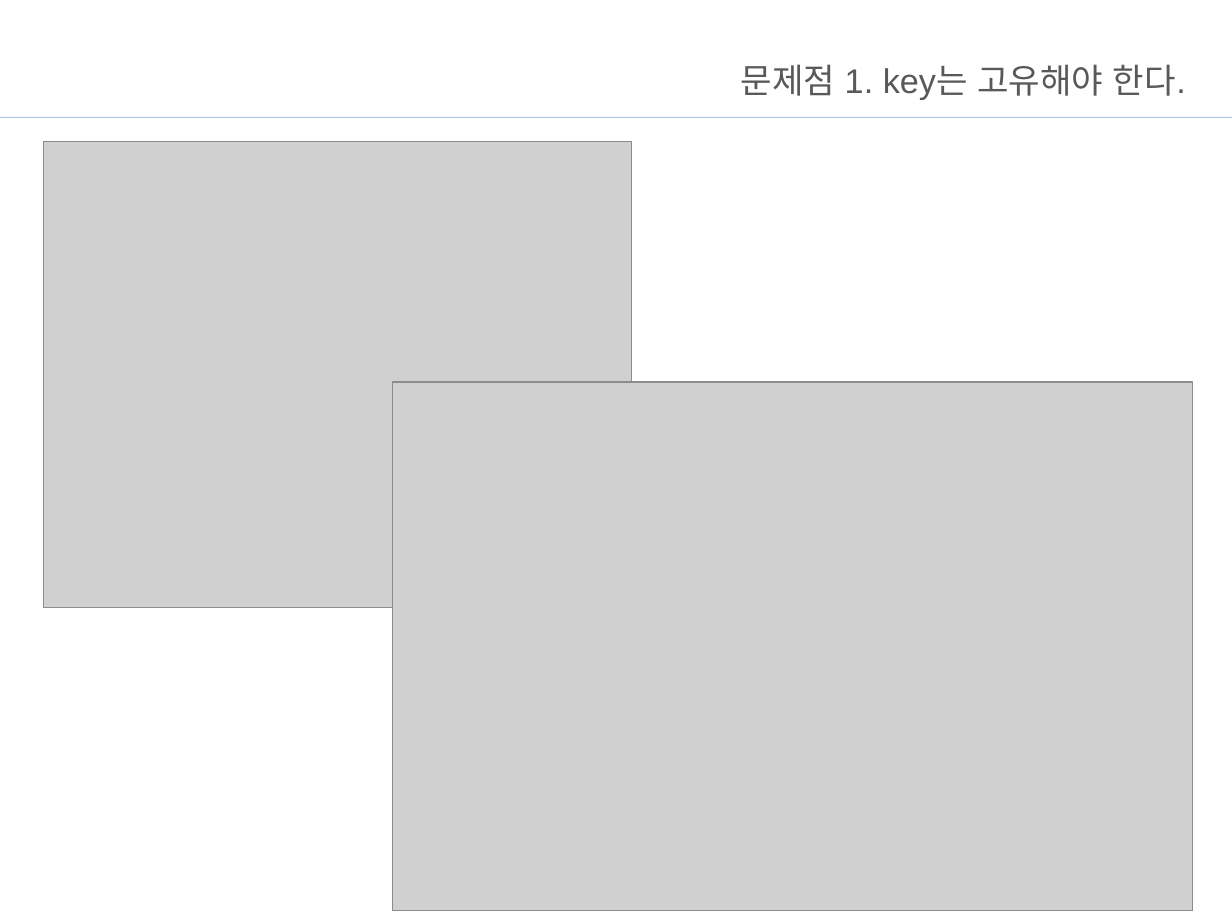
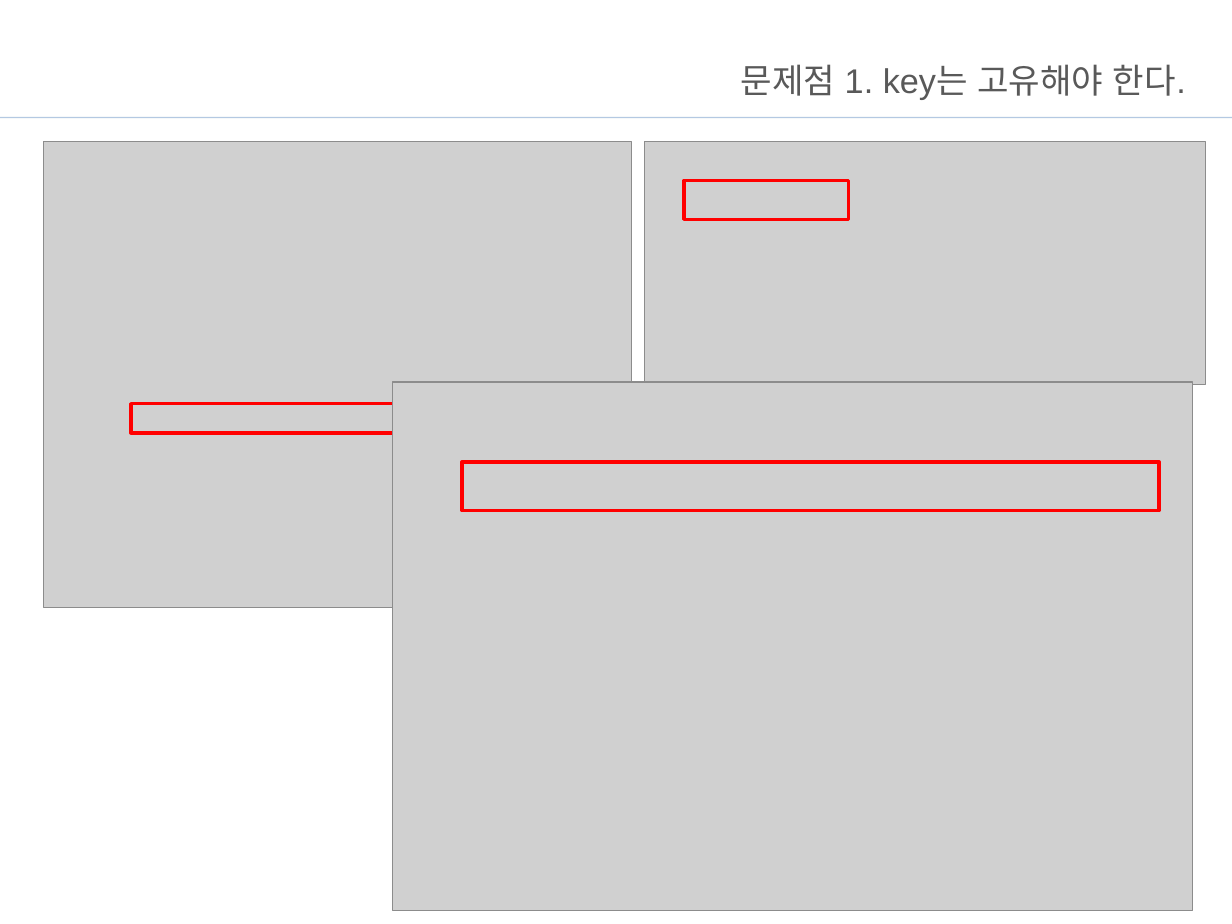
Before and after one commit to Jo-jangho/Web, a slide deck: slide 22 of 과제/JavaScript브리핑.pptx. Drawn at 1232x924 pixels with LibreOffice and Linux fonts; fonts in the diff are those of the drawing; grey boxes stand for pictures; background and template pictures are left out. Boxes give left, top, right and bottom in pixels: in the first picture for what was removed or moved away, otherwise in the second. Text is boxed around its words. In the diff, an @@ line names an element or a change of style, - is before the commit and + after.

```diff
--- a/과제/JavaScript브리핑.pptx
+++ b/과제/JavaScript브리핑.pptx
@@ picture added at <box>644,142,1206,384</box> @@
@@ rectangle added at <box>684,181,849,219</box>, outline #FF0000 2 pt @@
@@ rectangle added at <box>131,404,441,434</box>, outline #FF0000 2 pt @@
@@ rectangle added at <box>462,462,1159,510</box>, outline #FF0000 2 pt @@
```
Also in this commit, not shown: 7 other slides changed, 2 slides added, 5 slides removed, 31 other files.
